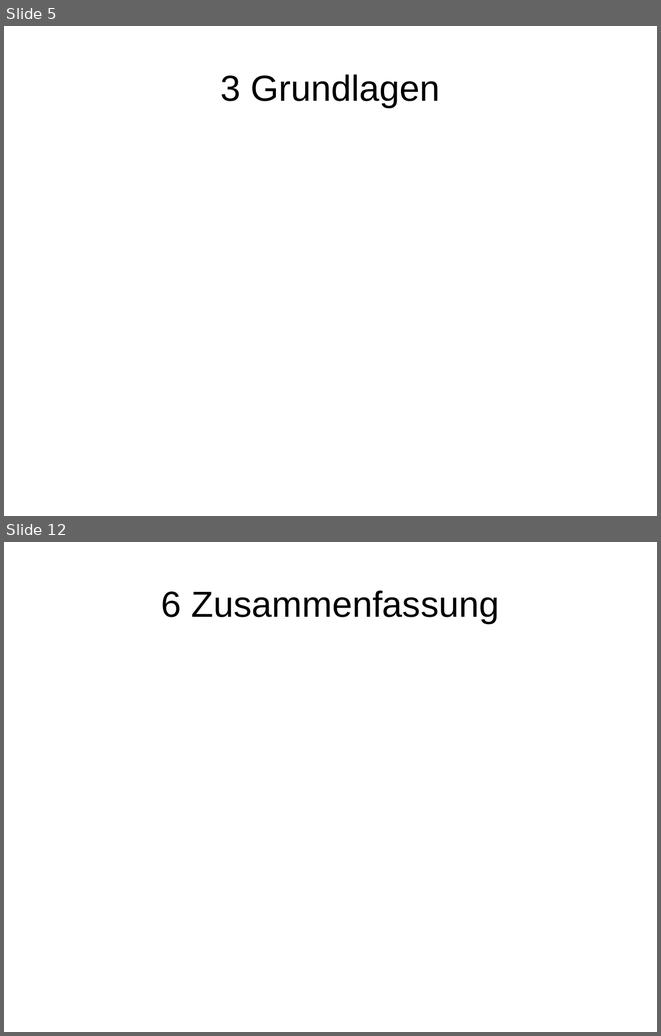
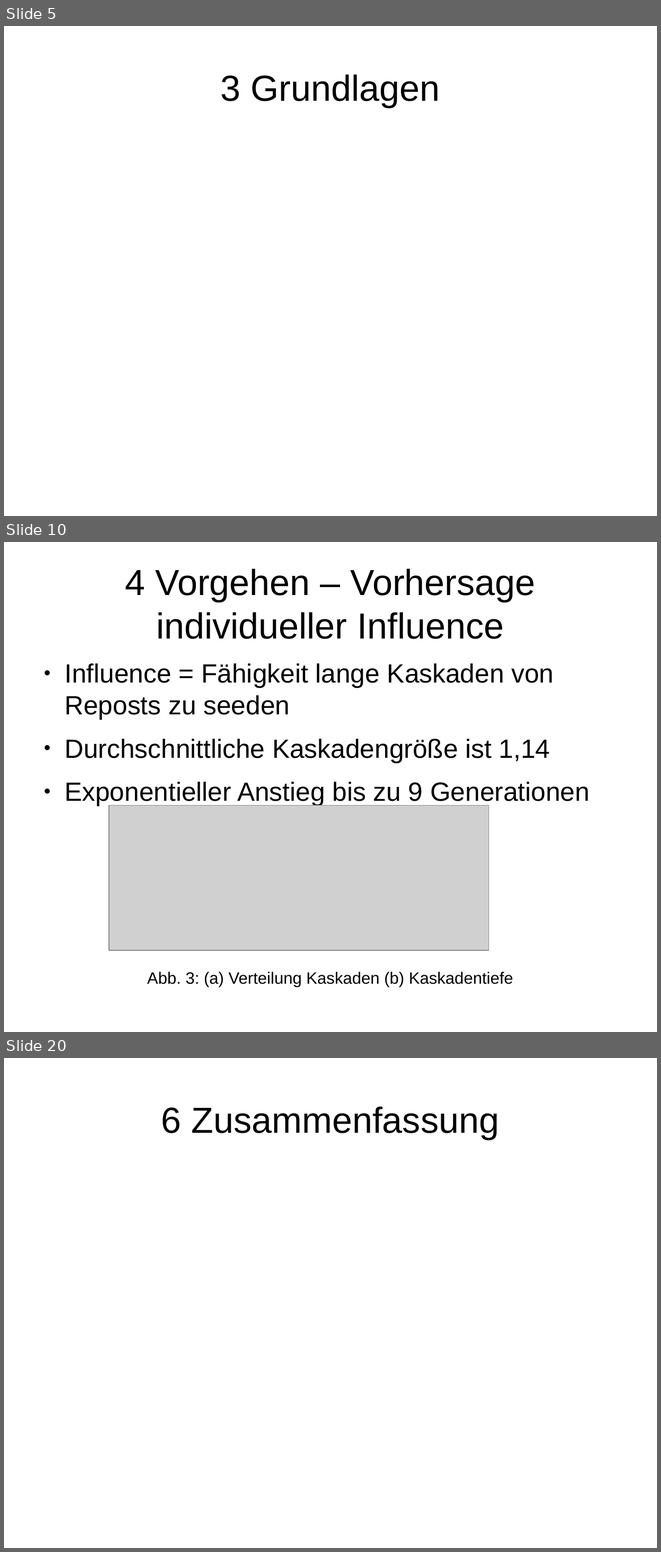
Before and after one commit to EKupfer/hello-world, a slide deck: CompAdv Vortrag.odp. Shown one above the other, each under a label of ours: slides 5 and 12 before the commit, slides 5, 10 and 20 after it; the slides between them are not shown. The pictures are 661x1036 and 661x1552 pixels, drawn with LibreOffice and Linux fonts; fonts in the diff are those of the drawing; grey boxes stand for pictures. Boxes give left, top, right and bottom in pixels: in the first picture for what was removed or moved away, otherwise in the second. Text is boxed around its words. In the diff, an @@ line names an element or a change of style, - is before the commit and + after.

```diff
--- a/CompAdv Vortrag.odp
+++ b/CompAdv Vortrag.odp
@@ slide 10 added at (4,542,657,1032), background #FFFFFF @@
@@ title added at (125,568,535,639), 44 pt, text #000000 @@
+4 Vorgehen – Vorhersage individueller Influence
@@ text added at (64,663,590,987), 32 pt, text #000000 @@
+● Influence = Fähigkeit lange Kaskaden von Reposts zu seeden
+● Durchschnittliche Kaskadengröße ist 1,14
+● Exponentieller Anstieg bis zu 9 Generationen
+Abb. 3: (a) Verteilung Kaskaden (b) Kaskadentiefe
@@ picture added at (109,805,488,950) @@
@@ what was slide 12 is now slide 20 @@
```
Also in this commit, not shown: 5 slides changed, 10 other slides added, 3 slides removed.
